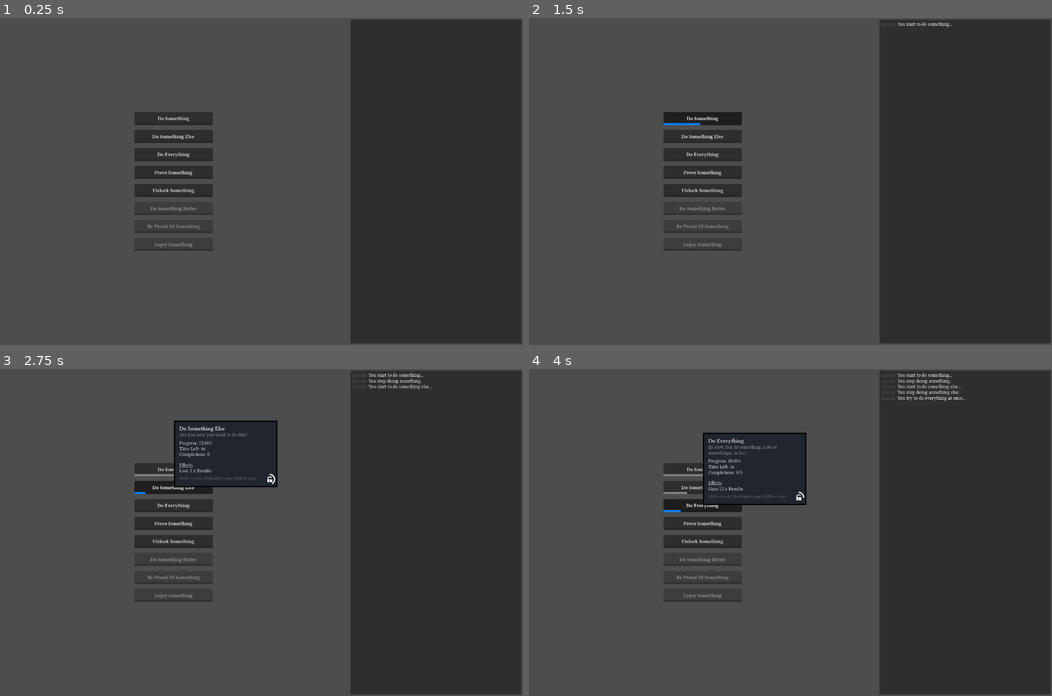
Above: before the commit, frames 1-4 (two rows, left to right).
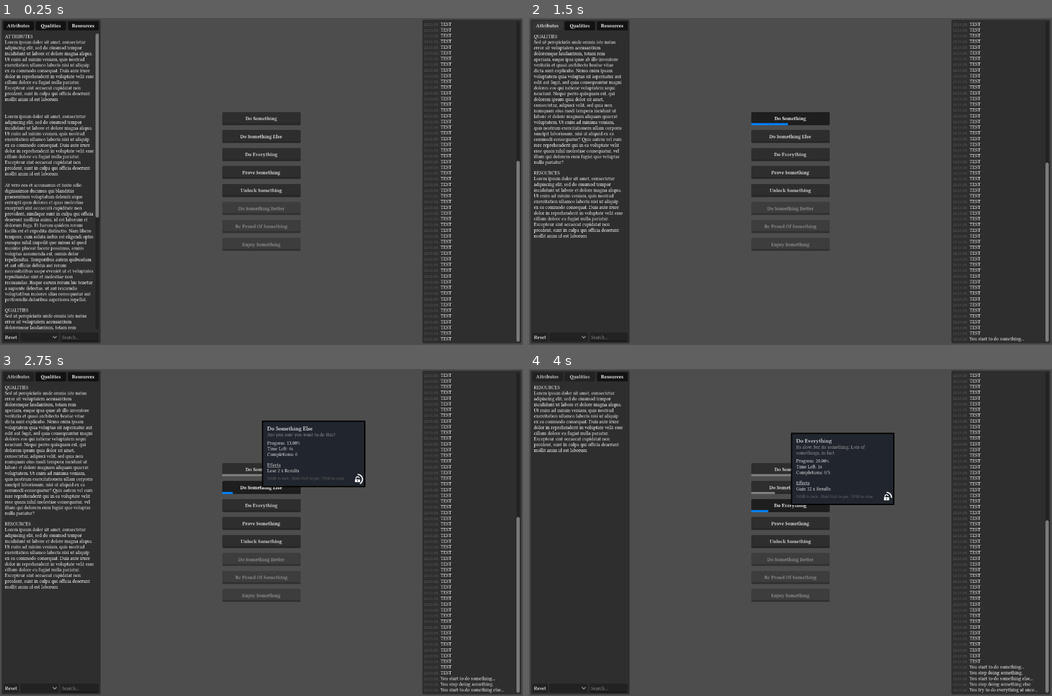
Above: after the commit, the same moments.

Repository: ChrisTheThinMint/magic-idle-game
Game: Godot game, scene res://main.tscn
The game is run twice, just before and just after one commit, with the same random seed, the same clock (stepped at 60 frames per second) and the same inputs.
Inputs (mouse positions are in pixels of both pictures, inside the frame that each line leads up to):
- Up to frame 1 (0.25 s): no input
- Up to frame 2 (1.5 s): click "Do Something" at 0.5 s; click (549, 24) at 1.25 s, where only the run after the commit has a clickable "Attributes"
- Up to frame 3 (2.75 s): click "Do Something Else" at 2 s
- Up to frame 4 (4 s): click (581, 375) at 2.75 s, where only the run after the commit has a clickable "Qualities"; click "Do Everything" at 3.5 s

The runs differ from the first frame. In frame 1, 37% of the frame differs, in the area x 0-100%, y 0-100%; in frame 2, 38%; in frame 3, 42%; in frame 4, 43%.

Commit message:
Basic layout for tracker

Diff:
--- a/Scripts/AutoLoad/GameLog.gd
+++ b/Scripts/AutoLoad/GameLog.gd
@@ -10,6 +10,8 @@
 signal log_updated(new_message: Dictionary)
 
 func _ready() -> void:
+	for i in 100:
+		add_message("TEST")
 	pass
 
 func add_message(text: String):
--- /dev/null
+++ b/Tracker_Main.gd
@@ -0,0 +1,17 @@
+extends VBoxContainer
+
+@onready var activity_tracker: RichTextLabel = $MarginContainer/ScrollContainer_Left/Panel/ActivityTracker
+@onready var resource_tracker: RichTextLabel = $MarginContainer/ScrollContainer_Left/Panel/ResourceTracker
+@onready var quality_tracker: RichTextLabel = $MarginContainer/ScrollContainer_Left/Panel/QualityTracker
+
+func _on_activity_toggle_toggled(toggled_on: bool) -> void:
+	activity_tracker.visible = toggled_on
+	pass # Replace with function body.
+
+func _on_quality_toggle_toggled(toggled_on: bool) -> void:
+	quality_tracker.visible = toggled_on
+	pass # Replace with function body.
+
+func _on_resource_toggle_toggled(toggled_on: bool) -> void:
+	resource_tracker.visible = toggled_on
+	pass # Replace with function body.
--- /dev/null
+++ b/Tracker_SearchManager.gd
@@ -0,0 +1,10 @@
+extends HBoxContainer
+
+@onready var button: Button = $Button
+@onready var option_button: OptionButton = $OptionButton
+@onready var line_edit: LineEdit = $LineEdit
+
+func _on_button_button_up() -> void:
+	option_button.selected = -1
+	line_edit.clear()
+	pass # Replace with function body.
--- a/main.tscn
+++ b/main.tscn
@@ -4,8 +4,10 @@
 [ext_resource type="Theme" uid="uid://dljct6m2ai7uo" path="res://Theme/BaseTheme.tres" id="1_1bvp3"]
 [ext_resource type="Script" uid="uid://cdqqcjvlqrrog" path="res://Scripts/LogDisplay.gd" id="2_0xm2m"]
 [ext_resource type="Script" uid="uid://o4l2kbmriymr" path="res://addons/tooltips_pro/examples/scripts/example_input_manager.gd" id="3_h2yge"]
+[ext_resource type="PackedScene" uid="uid://drkwmbkco6vyw" path="res://tracker_main.tscn" id="3_lquwl"]
 
-[node name="Main" type="HBoxContainer" unique_id=997781009]
+[node name="Main" type="Control" unique_id=1843407477]
+layout_mode = 3
 anchors_preset = 15
 anchor_right = 1.0
 anchor_bottom = 1.0
@@ -15,26 +17,40 @@
 size_flags_vertical = 3
 theme = ExtResource("1_1bvp3")
 
-[node name="CenterContainer" type="CenterContainer" parent="." unique_id=1613369206]
+[node name="InputManager" type="Node" parent="." unique_id=475742343]
+script = ExtResource("3_h2yge")
+
+[node name="HSplitContainer" type="HSplitContainer" parent="." unique_id=205081216]
+layout_mode = 1
+anchors_preset = 15
+anchor_right = 1.0
+anchor_bottom = 1.0
+grow_horizontal = 2
+grow_vertical = 2
+drag_nested_intersections = true
+
+[node name="TrackerBody" type="MarginContainer" parent="HSplitContainer" unique_id=381207900]
+custom_minimum_size = Vector2(250, 0)
+custom_maximum_size = Vector2(500, -1)
+clip_contents = true
 layout_mode = 2
-size_flags_horizontal = 3
+size_flags_vertical = 3
+theme_override_constants/margin_left = 4
+theme_override_constants/margin_top = 4
+theme_override_constants/margin_right = 4
+theme_override_constants/margin_bottom = 4
+
+[node name="Panel" type="Panel" parent="HSplitContainer/TrackerBody" unique_id=1129299606]
+layout_mode = 2
 size_flags_vertical = 3
 
-[node name="CategoryDebug" type="VBoxContainer" parent="CenterContainer" unique_id=1802190980]
-layout_mode = 2
-size_flags_horizontal = 3
-size_flags_vertical = 3
-script = ExtResource("1_0xm2m")
-category = "debug"
-
-[node name="ScrollContainer" type="ScrollContainer" parent="." unique_id=2027294492]
-layout_mode = 2
-size_flags_horizontal = 3
-size_flags_vertical = 3
-size_flags_stretch_ratio = 0.5
-
-[node name="MarginContainer" type="MarginContainer" parent="ScrollContainer" unique_id=917924715]
-layout_mode = 2
+[node name="MarginContainer" type="MarginContainer" parent="HSplitContainer/TrackerBody/Panel" unique_id=1870214235]
+layout_mode = 1
+anchors_preset = 15
+anchor_right = 1.0
+anchor_bottom = 1.0
+grow_horizontal = 2
+grow_vertical = 2
 size_flags_horizontal = 3
 size_flags_vertical = 3
 theme_override_constants/margin_left = 4
@@ -42,12 +58,44 @@
 theme_override_constants/margin_right = 4
 theme_override_constants/margin_bottom = 4
 
-[node name="Panel" type="Panel" parent="ScrollContainer/MarginContainer" unique_id=1820843656]
+[node name="TrackerMain" parent="HSplitContainer/TrackerBody/Panel/MarginContainer" unique_id=1817724180 instance=ExtResource("3_lquwl")]
+layout_mode = 2
+
+[node name="HSplitContainer2" type="HSplitContainer" parent="HSplitContainer" unique_id=1410093745]
+layout_mode = 2
+size_flags_horizontal = 3
+drag_nested_intersections = true
+
+[node name="ActivityBody" type="CenterContainer" parent="HSplitContainer/HSplitContainer2" unique_id=1613369206]
+layout_mode = 2
+size_flags_horizontal = 3
+size_flags_vertical = 3
+size_flags_stretch_ratio = 2.0
+
+[node name="CategoryDebug" type="VBoxContainer" parent="HSplitContainer/HSplitContainer2/ActivityBody" unique_id=1802190980]
+layout_mode = 2
+size_flags_horizontal = 3
+size_flags_vertical = 3
+script = ExtResource("1_0xm2m")
+category = "debug"
+
+[node name="GameLogBody" type="MarginContainer" parent="HSplitContainer/HSplitContainer2" unique_id=917924715]
+custom_minimum_size = Vector2(250, 0)
+custom_maximum_size = Vector2(500, -1)
+clip_contents = true
+layout_mode = 2
+size_flags_vertical = 3
+theme_override_constants/margin_left = 4
+theme_override_constants/margin_top = 4
+theme_override_constants/margin_right = 4
+theme_override_constants/margin_bottom = 4
+
+[node name="Panel" type="Panel" parent="HSplitContainer/HSplitContainer2/GameLogBody" unique_id=1820843656]
 layout_mode = 2
 size_flags_horizontal = 3
 size_flags_vertical = 3
 
-[node name="MarginContainer" type="MarginContainer" parent="ScrollContainer/MarginContainer/Panel" unique_id=439316158]
+[node name="MarginContainer" type="MarginContainer" parent="HSplitContainer/HSplitContainer2/GameLogBody/Panel" unique_id=439316158]
 layout_mode = 1
 anchors_preset = 15
 anchor_right = 1.0
@@ -59,7 +107,7 @@
 theme_override_constants/margin_right = 4
 theme_override_constants/margin_bottom = 4
 
-[node name="LogDisplay" type="RichTextLabel" parent="ScrollContainer/MarginContainer/Panel/MarginContainer" unique_id=693795494]
+[node name="LogDisplay" type="RichTextLabel" parent="HSplitContainer/HSplitContainer2/GameLogBody/Panel/MarginContainer" unique_id=693795494]
 layout_mode = 2
 size_flags_horizontal = 3
 size_flags_vertical = 3
@@ -70,7 +118,5 @@
 theme_override_font_sizes/mono_font_size = 12
 bbcode_enabled = true
 scroll_following = true
+scroll_following_visible_characters = true
 script = ExtResource("2_0xm2m")
-
-[node name="InputManager" type="Node" parent="." unique_id=475742343]
-script = ExtResource("3_h2yge")
--- /dev/null
+++ b/tracker_main.tscn
@@ -0,0 +1,143 @@
+[gd_scene format=3 uid="uid://drkwmbkco6vyw"]
+
+[ext_resource type="Script" uid="uid://cbs1c2f618ph0" path="res://Tracker_Main.gd" id="1_bjai4"]
+[ext_resource type="FontFile" uid="uid://dxhwu7ob8ey5i" path="res://libertinusserif-bold.otf" id="2_xssx0"]
+[ext_resource type="Script" uid="uid://d1udntvnx65i1" path="res://Tracker_SearchManager.gd" id="3_iukmi"]
+[ext_resource type="FontFile" uid="uid://ravms16mjtbc" path="res://libertinusserif-regular.otf" id="4_vykkw"]
+
+[sub_resource type="StyleBoxEmpty" id="StyleBoxEmpty_7mycd"]
+
+[node name="TrackerMain" type="VBoxContainer" unique_id=1817724180]
+anchors_preset = 15
+anchor_right = 1.0
+anchor_bottom = 1.0
+grow_horizontal = 2
+grow_vertical = 2
+theme_override_constants/separation = 4
+script = ExtResource("1_bjai4")
+
+[node name="ToggleBar" type="HBoxContainer" parent="." unique_id=736778274]
+layout_mode = 2
+
+[node name="ActivityToggle" type="Button" parent="ToggleBar" unique_id=800849350]
+layout_mode = 2
+size_flags_horizontal = 3
+theme_override_fonts/font = ExtResource("2_xssx0")
+theme_override_font_sizes/font_size = 0
+toggle_mode = true
+button_pressed = true
+text = "Attributes"
+
+[node name="QualityToggle" type="Button" parent="ToggleBar" unique_id=208873148]
+layout_mode = 2
+size_flags_horizontal = 3
+theme_override_fonts/font = ExtResource("2_xssx0")
+theme_override_font_sizes/font_size = 0
+toggle_mode = true
+button_pressed = true
+text = "Qualities"
+
+[node name="ResourceToggle" type="Button" parent="ToggleBar" unique_id=1817369551]
+layout_mode = 2
+size_flags_horizontal = 3
+theme_override_fonts/font = ExtResource("2_xssx0")
+theme_override_font_sizes/font_size = 0
+toggle_mode = true
+button_pressed = true
+text = "Resources"
+
+[node name="MarginContainer" type="MarginContainer" parent="." unique_id=971910846]
+layout_mode = 2
+size_flags_horizontal = 3
+size_flags_vertical = 3
+theme_override_constants/margin_left = 4
+theme_override_constants/margin_top = 4
+theme_override_constants/margin_right = 0
+theme_override_constants/margin_bottom = 4
+
+[node name="ScrollContainer_Left" type="ScrollContainer" parent="MarginContainer" unique_id=379930830]
+layout_mode = 2
+size_flags_horizontal = 3
+size_flags_vertical = 3
+horizontal_scroll_mode = 0
+vertical_scroll_mode = 4
+
+[node name="Panel" type="VBoxContainer" parent="MarginContainer/ScrollContainer_Left" unique_id=1160882826]
+layout_mode = 2
+size_flags_horizontal = 3
+size_flags_vertical = 3
+theme_override_constants/separation = 12
+
+[node name="ActivityTracker" type="RichTextLabel" parent="MarginContainer/ScrollContainer_Left/Panel" unique_id=1098057472]
+layout_mode = 2
+text = "ATTRIBUTES
+Lorem ipsum dolor sit amet, consectetur adipiscing elit, sed do eiusmod tempor incididunt ut labore et dolore magna aliqua. Ut enim ad minim veniam, quis nostrud exercitation ullamco laboris nisi ut aliquip ex ea commodo consequat. Duis aute irure dolor in reprehenderit in voluptate velit esse cillum dolore eu fugiat nulla pariatur. Excepteur sint occaecat cupidatat non proident, sunt in culpa qui officia deserunt mollit anim id est laborum
+
+
+Lorem ipsum dolor sit amet, consectetur adipiscing elit, sed do eiusmod tempor incididunt ut labore et dolore magna aliqua. Ut enim ad minim veniam, quis nostrud exercitation ullamco laboris nisi ut aliquip ex ea commodo consequat. Duis aute irure dolor in reprehenderit in voluptate velit esse cillum dolore eu fugiat nulla pariatur. Excepteur sint occaecat cupidatat non proident, sunt in culpa qui officia deserunt mollit anim id est laborum
+
+At vero eos et accusamus et iusto odio dignissimos ducimus qui blanditiis praesentium voluptatum deleniti atque corrupti quos dolores et quas molestias excepturi sint occaecati cupiditate non provident, similique sunt in culpa qui officia deserunt mollitia animi, id est laborum et dolorum fuga. Et harum quidem rerum facilis est et expedita distinctio. Nam libero tempore, cum soluta nobis est eligendi optio cumque nihil impedit quo minus id quod maxime placeat facere possimus, omnis voluptas assumenda est, omnis dolor repellendus. Temporibus autem quibusdam et aut officiis debitis aut rerum necessitatibus saepe eveniet ut et voluptates repudiandae sint et molestiae non recusandae. Itaque earum rerum hic tenetur a sapiente delectus, ut aut reiciendis voluptatibus maiores alias consequatur aut perferendis doloribus asperiores repellat."
+fit_content = true
+scroll_active = false
+
+[node name="QualityTracker" type="RichTextLabel" parent="MarginContainer/ScrollContainer_Left/Panel" unique_id=1155404928]
+layout_mode = 2
+text = "QUALITIES
+Sed ut perspiciatis unde omnis iste natus error sit voluptatem accusantium doloremque laudantium, totam rem aperiam, eaque ipsa quae ab illo inventore veritatis et quasi architecto beatae vitae dicta sunt explicabo. Nemo enim ipsam voluptatem quia voluptas sit aspernatur aut odit aut fugit, sed quia consequuntur magni dolores eos qui ratione voluptatem sequi nesciunt. Neque porro quisquam est, qui dolorem ipsum quia dolor sit amet, consectetur, adipisci velit, sed quia non numquam eius modi tempora incidunt ut labore et dolore magnam aliquam quaerat voluptatem. Ut enim ad minima veniam, quis nostrum exercitationem ullam corporis suscipit laboriosam, nisi ut aliquid ex ea commodi consequatur? Quis autem vel eum iure reprehenderit qui in ea voluptate velit esse quam nihil molestiae consequatur, vel illum qui dolorem eum fugiat quo voluptas nulla pariatur?"
+fit_content = true
+scroll_active = false
+
+[node name="ResourceTracker" type="RichTextLabel" parent="MarginContainer/ScrollContainer_Left/Panel" unique_id=90330220]
+layout_mode = 2
+text = "RESOURCES
+Lorem ipsum dolor sit amet, consectetur adipiscing elit, sed do eiusmod tempor incididunt ut labore et dolore magna aliqua. Ut enim ad minim veniam, quis nostrud exercitation ullamco laboris nisi ut aliquip ex ea commodo consequat. Duis aute irure dolor in reprehenderit in voluptate velit esse cillum dolore eu fugiat nulla pariatur. Excepteur sint occaecat cupidatat non proident, sunt in culpa qui officia deserunt mollit anim id est laborum"
+fit_content = true
+scroll_active = false
+
+[node name="SearchBar" type="HBoxContainer" parent="." unique_id=474574583]
+layout_mode = 2
+script = ExtResource("3_iukmi")
+
+[node name="Button" type="Button" parent="SearchBar" unique_id=359870834]
+layout_mode = 2
+size_flags_horizontal = 3
+theme_override_fonts/font = ExtResource("2_xssx0")
+theme_override_font_sizes/font_size = 12
+text = "Reset"
+
+[node name="OptionButton" type="OptionButton" parent="SearchBar" unique_id=2042891601]
+layout_mode = 2
+size_flags_horizontal = 3
+size_flags_stretch_ratio = 3.0
+fit_to_longest_item = false
+allow_reselect = true
+search_bar_enabled = true
+search_bar_min_item_count = 6
+item_count = 6
+popup/item_0/text = "Curiosities"
+popup/item_0/id = 1
+popup/item_1/text = "Light Matters"
+popup/item_1/id = 2
+popup/item_2/text = "Flowerings"
+popup/item_2/id = 3
+popup/item_3/text = "Stored Supplies"
+popup/item_3/id = 3
+popup/item_4/text = "Negotiations"
+popup/item_4/id = 4
+popup/item_5/text = "Callings"
+popup/item_5/id = 5
+
+[node name="LineEdit" type="LineEdit" parent="SearchBar" unique_id=1144636166]
+layout_mode = 2
+size_flags_horizontal = 3
+size_flags_stretch_ratio = 3.0
+theme_override_fonts/font = ExtResource("4_vykkw")
+theme_override_font_sizes/font_size = 12
+theme_override_styles/focus = SubResource("StyleBoxEmpty_7mycd")
+placeholder_text = "Search..."
+caret_blink = true
+
+[connection signal="toggled" from="ToggleBar/ActivityToggle" to="." method="_on_activity_toggle_toggled"]
+[connection signal="toggled" from="ToggleBar/QualityToggle" to="." method="_on_quality_toggle_toggled"]
+[connection signal="toggled" from="ToggleBar/ResourceToggle" to="." method="_on_resource_toggle_toggled"]
+[connection signal="button_up" from="SearchBar/Button" to="SearchBar" method="_on_button_button_up"]
Not shown, added: Tracker_Main.gd.uid
Not shown, added: Tracker_SearchManager.gd.uid
